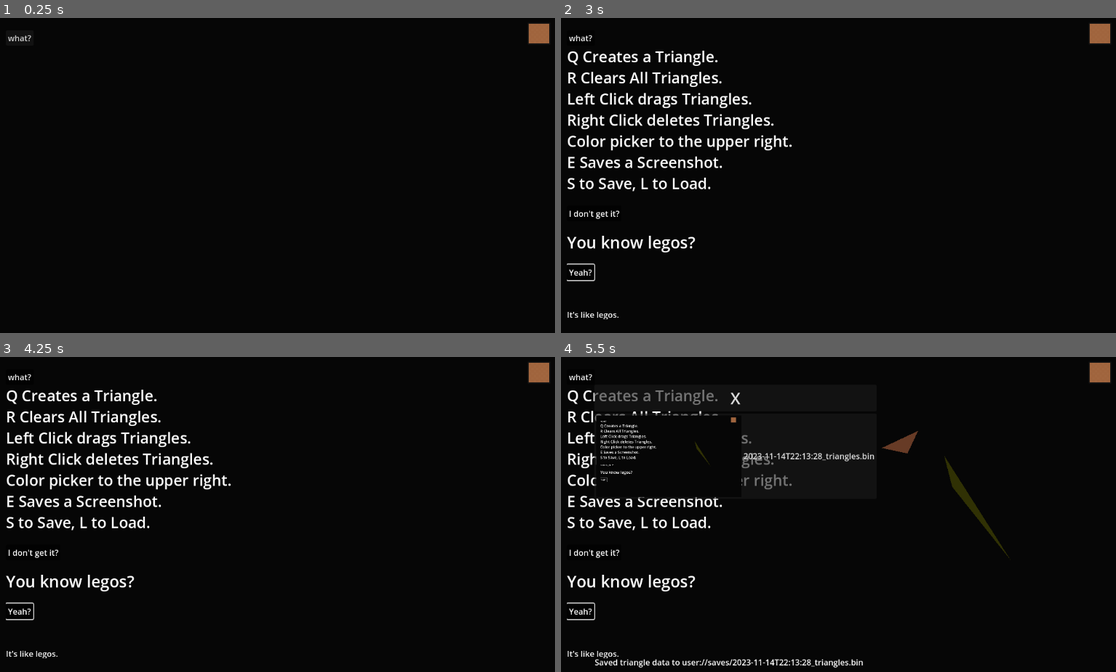
Above: before the commit, frames 1-4 (two rows, left to right).
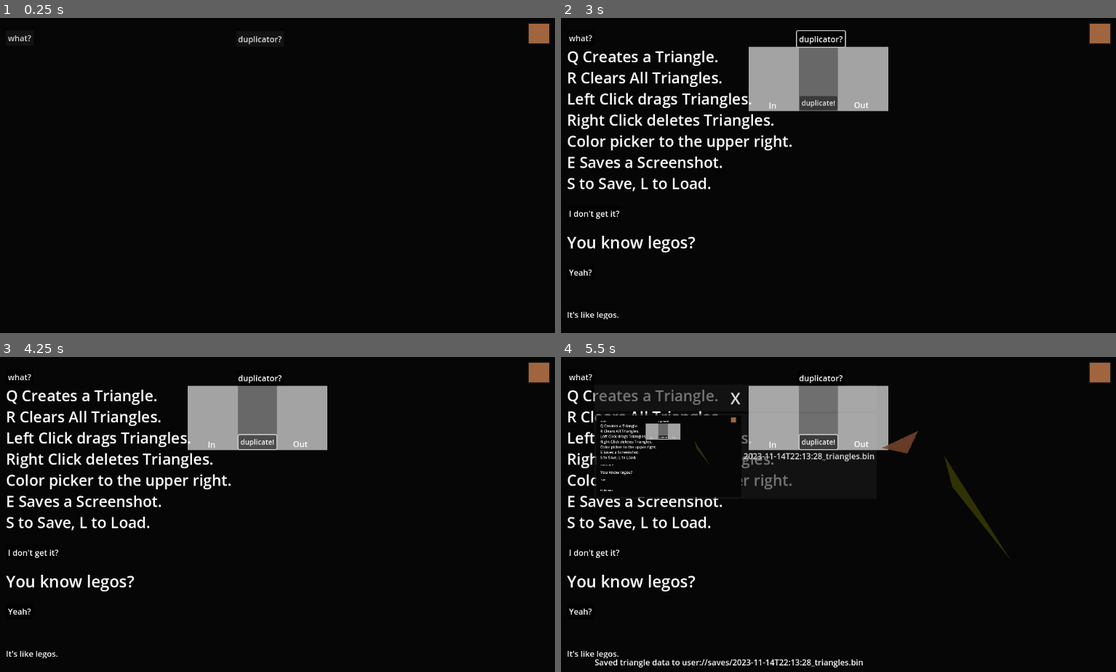
Above: after the commit, the same moments.

Repository: helloimowen/triangles
Game: Godot game, scene res://node_2d.tscn
Two runs of this game, one before a commit and one after it. Both use one fixed random seed, a clock stepped at 60 frames per second and the inputs below.
Inputs (mouse positions are in pixels of both pictures, inside the frame that each line leads up to):
- Up to frame 1 (0.25 s): no input
- Up to frame 2 (3 s): click "what?" at 0.5 s; click "I don't get it?" at 1.25 s; click "Yeah?" at 2 s; click (821, 40) at 2.75 s, where only the run after the commit has a clickable "duplicator?"
- Up to frame 3 (4.25 s): click (255, 442) at 3.5 s, where only the run after the commit has a clickable "duplicate!"
- Up to frame 4 (5.5 s): tap Enter at 4.25 s; move the mouse to (971, 501) at 4.27 s; tap E at 4.35 s; click (971, 501) at 4.42 s; tap Q at 4.55, 5.1 s; tap Space at 5 s; move the mouse to (899, 445) at 5.02 s; hold S from 5.03 s (still down); click (899, 445) at 5.17 s; tap L at 5.3 s

The runs differ from the first frame. In frame 1, 0.1% of the frame differs, in the area x 42-51%, y 5-9%; in frame 2, 5.4%; in frame 3, 5.4%; in frame 4, 5.7%, in the area x 1-59%, y 5-84%.

Commit message:
lint files

Diff:
--- a/Close.gd
+++ b/Close.gd
@@ -1,5 +1,12 @@
 extends Button
+# const NUM_PARENTS_BACK = 2
+@export var num_parents_back = 2
+
 
 # when button is pressed, hide the grandparent container
 func _on_Button_pressed():
-	get_parent().get_parent().hide()
+	var parent = get_parent()
+	for i in range(num_parents_back - 1):
+		parent = parent.get_parent()
+
+		parent.hide()
--- /dev/null
+++ b/Duplicate_Tri.gd
@@ -0,0 +1,19 @@
+extends Button
+
+const DUPLICATOR_RATIO = 1.6
+
+
+func get_parent_width():
+	return get_parent().get_size().x
+
+
+func duplicate_poly_on_press():
+	var tris = get_parent().get_node("InSide").get_node("Area2D").get_overlapping_areas()
+	var base = get_parent().get_parent()
+	for tri in tris:
+		var new_poly = tri.get_parent().duplicate()
+		new_poly.position = (
+			tri.get_parent().position + Vector2(get_parent_width() / DUPLICATOR_RATIO, 0)
+		)
+		new_poly.set_mod_color(false)
+		base.add_child(new_poly)
--- /dev/null
+++ b/ToggleDuplicator.gd
@@ -0,0 +1,8 @@
+extends Button
+
+
+func on_button_toggle(toggle):
+	if toggle == true:
+		get_parent().get_node("TriDuplicator").visible = true
+	else:
+		get_parent().get_node("TriDuplicator").visible = false
--- a/makeTri.gd
+++ b/makeTri.gd
@@ -5,6 +5,9 @@
 const AUTOSAVE_FRAMES = 1800
 const TIMER_DURATION = 3
 
+@onready var triangle_scene = preload("res://triangle.tscn")
+
+
 func _ready():
 	#make dir saves if it doesn't exist
 
@@ -12,16 +15,23 @@
 	if not saves_dir.dir_exists("saves"):
 		saves_dir.make_dir("saves")
 
+
 # each frame, check and see if timer is done on the saved dialogue
 func _process(_delta):
 	var saved_dialogue = get_node("/root/Node2D/ColorRect/ImageSaved")
-	saved_dialogue.get_node("Timer").set("time_left", saved_dialogue.get_node("Timer").time_left - _delta)
+	saved_dialogue.get_node("Timer").set(
+		"time_left", saved_dialogue.get_node("Timer").time_left - _delta
+	)
 	if saved_dialogue.get_node("Timer").time_left <= 0:
 		saved_dialogue.hide()
 
 	# autosave
-	if Engine.get_frames_drawn() > AUTOSAVE_FRAMES and Engine.get_frames_drawn() % AUTOSAVE_FRAMES == 0:
-		save_all_tris('1_autosave')
+	if (
+		Engine.get_frames_drawn() > AUTOSAVE_FRAMES
+		and Engine.get_frames_drawn() % AUTOSAVE_FRAMES == 0
+	):
+		save_all_tris("1_autosave")
+
 
 func _input(event):
 	# if "Q" is pressed, spawn a triangle SCENE
@@ -34,7 +44,7 @@
 
 	# if "E" is pressed, save the scene as a .png
 	if event is InputEventKey and event.pressed and event.keycode == KEY_E:
-		takeScreenshot()
+		take_screenshot()
 
 	# if "S" is pressed, save the scene as a bin file containing the a godot packed binary array
 	if event is InputEventKey and event.pressed and event.keycode == KEY_S:
@@ -44,10 +54,11 @@
 	if event is InputEventKey and event.pressed and event.keycode == KEY_L:
 		load_tri_files()
 
+
 func make_tri(tri_min_size = MIN_TRI_SIZE):
 	while true:
-		var triangle = load("res://triangle.tscn").instantiate()
 		# set triangle position to be centered on the mouse:
+		var triangle = triangle_scene.instantiate()
 		triangle.init_tri()
 		if triangle.get_tri_area() > tri_min_size:
 			triangle.position = get_global_mouse_position() - triangle.get_tri_center()
@@ -60,19 +71,22 @@
 		else:
 			print("triangle too small, try again buddy.")
 
-func save_all_tris(filename_override=null):
+
+func save_all_tris(filename_override = null):
 	var tri_list = []
 	for child in get_children():
 		if child is Polygon2D:
-			var poly_dict = {"poly_points": child.polygon, "color": child.color, "position": child.position}
+			var poly_dict = {
+				"poly_points": child.polygon, "color": child.color, "position": child.position
+			}
 			tri_list.append(poly_dict)
 
 	var packed_tri_list = var_to_bytes(tri_list)
 	var current_iso_time = Time.get_datetime_string_from_system()
 
-	var file_name = "user://saves/"+ current_iso_time +"_triangles.bin"
+	var file_name = "user://saves/" + current_iso_time + "_triangles.bin"
 	if filename_override != null:
-		file_name = "user://saves/"+ filename_override +"_triangles.bin"
+		file_name = "user://saves/" + filename_override + "_triangles.bin"
 
 	var write_file = FileAccess.open(file_name, FileAccess.WRITE)
 
@@ -80,21 +94,22 @@
 	write_file.store_buffer(packed_tri_list)
 	write_file.close()
 
-	var screenshot_name = 'saves/' + current_iso_time
+	var screenshot_name = "saves/" + current_iso_time
 	if filename_override != null:
 		screenshot_name = "saves/" + filename_override
 
-	takeScreenshot("_preview", screenshot_name, PREVIEW_SCALE) # save thumbnail of scene
+	take_screenshot("_preview", screenshot_name, PREVIEW_SCALE)  # save thumbnail of scene
 
 	var saved_dialogue = get_node("/root/Node2D/ColorRect/ImageSaved")
 
-	await get_tree().create_timer(1.0 / 30).timeout # hack, timeout to beat the screenshot above...
+	await get_tree().create_timer(1.0 / 30).timeout  # hack, timeout to beat the screenshot above...
 
 	saved_dialogue.set_text("Saved triangle data to " + file_name)
 	saved_dialogue.show()
 	saved_dialogue.get_node("Timer").start(TIMER_DURATION)
 
 	print("Saved triangle data to " + file_name)
+
 
 func load_tri_files():
 	var file_list = []
@@ -115,12 +130,12 @@
 	else:
 		print("no files found!")
 
-	file_list.sort() # uhhh, both paths start with iso dates, so should sort correctly.
+	file_list.sort()  # uhhh, both paths start with iso dates, so should sort correctly.
 	photo_list.sort()
 
 	# user_files.free() # uhh maybe I need this?
 
-	var list_of_saves = get_node("/root/Node2D/ColorRect/ScrollContainer/SavedFiles")
+	var list_of_saves = get_node("/root/Node2D/ColorRect/SaveFiles/List")
 	for each in list_of_saves.get_children():
 		if not each.name == "Close":
 			each.queue_free()
@@ -130,7 +145,7 @@
 		# load image in photo_list[i] and set as tooltip
 
 		var preview_image = ImageTexture.new()
-		var image = Image.load_from_file('user://saves/' + photo_list[i])
+		var image = Image.load_from_file("user://saves/" + photo_list[i])
 		preview_image.set_image(image)
 
 		var save_button = Button.new()
@@ -141,14 +156,16 @@
 
 	list_of_saves.get_parent().show()
 
+
 func load_triangles(file_name):
 	clear_tris()
-	var read_file = FileAccess.open('user://saves/' + file_name, FileAccess.READ)
+	var read_file = FileAccess.open("user://saves/" + file_name, FileAccess.READ)
 	var packed_tri_list = read_file.get_buffer(read_file.get_length())
 	read_file.close()
 	var tri_list = bytes_to_var(packed_tri_list)
+
 	for tri in tri_list:
-		var triangle = load("res://triangle.tscn").instantiate()
+		var triangle = triangle_scene.instantiate()
 		triangle.polygon = tri["poly_points"]
 		triangle.color = tri["color"]
 		triangle.position = tri["position"]
@@ -159,7 +176,7 @@
 		triangle.get_child(0).get_child(0).set("polygon", tri["poly_points"])
 
 		add_child(triangle)
-	var list_of_saves = get_node("/root/Node2D/ColorRect/ScrollContainer/SavedFiles")
+	var list_of_saves = get_node("/root/Node2D/ColorRect/SaveFiles/List")
 	list_of_saves.get_parent().hide()
 
 	print("Loaded triangles from " + file_name)
@@ -171,7 +188,7 @@
 			child.queue_free()
 
 
-func takeScreenshot(tag="_screenshot", override_filename=null, resolution=1.0):
+func take_screenshot(tag = "_screenshot", override_filename = null, resolution = 1.0):
 	var saved_dialogue = get_node("/root/Node2D/ColorRect/ImageSaved")
 	saved_dialogue.hide()
 	# use await to wait so that the saved dialogue can hide
--- a/node_2d.tscn
+++ b/node_2d.tscn
@@ -1,8 +1,10 @@
-[gd_scene load_steps=5 format=3 uid="uid://b32tno4nqwb4k"]
+[gd_scene load_steps=7 format=3 uid="uid://b32tno4nqwb4k"]
 
 [ext_resource type="Script" path="res://makeTri.gd" id="1_3kmqo"]
 [ext_resource type="Script" path="res://instructionsButton.gd" id="2_ey6n6"]
 [ext_resource type="Script" path="res://Close.gd" id="3_6l61x"]
+[ext_resource type="Script" path="res://Duplicate_Tri.gd" id="4_ivnqo"]
+[ext_resource type="Script" path="res://ToggleDuplicator.gd" id="5_xp1f5"]
 
 [sub_resource type="RectangleShape2D" id="RectangleShape2D_jtiar"]
 size = Vector2(100, 128)
@@ -104,7 +106,7 @@
 wait_time = 3.0
 one_shot = true
 
-[node name="ScrollContainer" type="ScrollContainer" parent="ColorRect"]
+[node name="SaveFiles" type="ScrollContainer" parent="ColorRect"]
 visible = false
 custom_minimum_size = Vector2(980, 523)
 layout_mode = 0
@@ -113,10 +115,10 @@
 offset_right = 1066.0
 offset_bottom = 586.0
 
-[node name="SavedFiles" type="VBoxContainer" parent="ColorRect/ScrollContainer"]
+[node name="List" type="VBoxContainer" parent="ColorRect/SaveFiles"]
 layout_mode = 2
 
-[node name="Close" type="Button" parent="ColorRect/ScrollContainer/SavedFiles"]
+[node name="Close" type="Button" parent="ColorRect/SaveFiles/List"]
 layout_mode = 2
 theme_override_font_sizes/font_size = 32
 text = "X"
@@ -125,17 +127,19 @@
 [node name="TriDuplicator" type="ColorRect" parent="ColorRect"]
 visible = false
 layout_mode = 0
-offset_left = 477.0
-offset_top = 537.0
-offset_right = 733.0
-offset_bottom = 665.0
+offset_left = 392.0
+offset_top = 65.0
+offset_right = 669.0
+offset_bottom = 193.0
+mouse_filter = 2
 color = Color(1, 1, 1, 0.392157)
 
 [node name="OutSide" type="ColorRect" parent="ColorRect/TriDuplicator"]
 layout_mode = 0
-offset_left = 155.0
-offset_right = 255.0
-offset_bottom = 128.0
+offset_left = 177.0
+offset_right = 277.0
+offset_bottom = 128.0
+mouse_filter = 2
 color = Color(1, 1, 1, 0.392157)
 
 [node name="RichTextLabel" type="RichTextLabel" parent="ColorRect/TriDuplicator/OutSide"]
@@ -144,12 +148,14 @@
 offset_top = 104.0
 offset_right = 66.0
 offset_bottom = 128.0
+mouse_filter = 2
 text = "Out"
 
 [node name="InSide" type="ColorRect" parent="ColorRect/TriDuplicator"]
 layout_mode = 0
 offset_right = 100.0
 offset_bottom = 128.0
+mouse_filter = 2
 color = Color(1, 1, 1, 0.392157)
 
 [node name="Area2D" type="Area2D" parent="ColorRect/TriDuplicator/InSide"]
@@ -164,26 +170,33 @@
 offset_top = 105.0
 offset_right = 62.0
 offset_bottom = 129.0
+mouse_filter = 2
 text = "In"
 
 [node name="Duplicate" type="Button" parent="ColorRect/TriDuplicator"]
 layout_mode = 0
-offset_left = 93.0
-offset_top = 102.0
-offset_right = 159.0
-offset_bottom = 127.0
-theme_override_font_sizes/font_size = 12
+offset_left = 101.0
+offset_top = 98.0
+offset_right = 176.0
+offset_bottom = 126.0
+theme_override_font_sizes/font_size = 14
 text = "duplicate!"
-
-[node name="Close" type="Button" parent="ColorRect/TriDuplicator"]
-layout_mode = 0
-offset_left = 117.0
-offset_right = 139.0
-offset_bottom = 25.0
-theme_override_font_sizes/font_size = 12
-text = "X"
+script = ExtResource("4_ivnqo")
+
+[node name="OpenDuplicator" type="Button" parent="ColorRect"]
+layout_mode = 0
+offset_left = 488.0
+offset_top = 34.0
+offset_right = 576.0
+offset_bottom = 65.0
+theme_override_font_sizes/font_size = 16
+toggle_mode = true
+text = "duplicator?"
+script = ExtResource("5_xp1f5")
 
 [connection signal="toggled" from="ColorRect/Button" to="ColorRect/Button" method="_reveal_instructions"]
 [connection signal="toggled" from="ColorRect/Button/RichTextLabel/Button" to="ColorRect/Button/RichTextLabel/Button" method="_reveal_instructions"]
 [connection signal="toggled" from="ColorRect/Button/RichTextLabel/Button/RichTextLabel/Button" to="ColorRect/Button/RichTextLabel/Button/RichTextLabel/Button" method="_reveal_instructions"]
-[connection signal="pressed" from="ColorRect/ScrollContainer/SavedFiles/Close" to="ColorRect/ScrollContainer/SavedFiles/Close" method="_on_Button_pressed"]
+[connection signal="pressed" from="ColorRect/SaveFiles/List/Close" to="ColorRect/SaveFiles/List/Close" method="_on_Button_pressed"]
+[connection signal="pressed" from="ColorRect/TriDuplicator/Duplicate" to="ColorRect/TriDuplicator/Duplicate" method="duplicate_poly_on_press"]
+[connection signal="toggled" from="ColorRect/OpenDuplicator" to="ColorRect/OpenDuplicator" method="on_button_toggle"]
--- a/rand_tri.gd
+++ b/rand_tri.gd
@@ -6,13 +6,16 @@
 
 var mod_color = true
 
+
 # Called when the node enters the scene tree for the first time.
 func _ready():
 	if mod_color:
 		set_color_from_color_picker()
 
+
 func set_mod_color(do_mod_color) -> void:
 	mod_color = do_mod_color
+
 
 func get_tri_area() -> float:
 	var p1 = polygon[0]
@@ -39,7 +42,6 @@
 	get_child(0).get_child(0).set("polygon", [p1, p2, p3])
 
 
-
 func get_color_picker_value() -> Color:
 	#find color picker in scene:
 	var color_picker = get_node("/root/Node2D/ColorRect/ColorPickerButton")
--- a/triangle_drag.gd
+++ b/triangle_drag.gd
@@ -1,6 +1,6 @@
 extends Area2D
 
-const LERP_SPEED = 30
+const LERP_SPEED = 10
 
 var selected = false
 
Binary file added: examples/pyramid.png
Not shown, changed: README.md
Not shown, changed: VERSION
